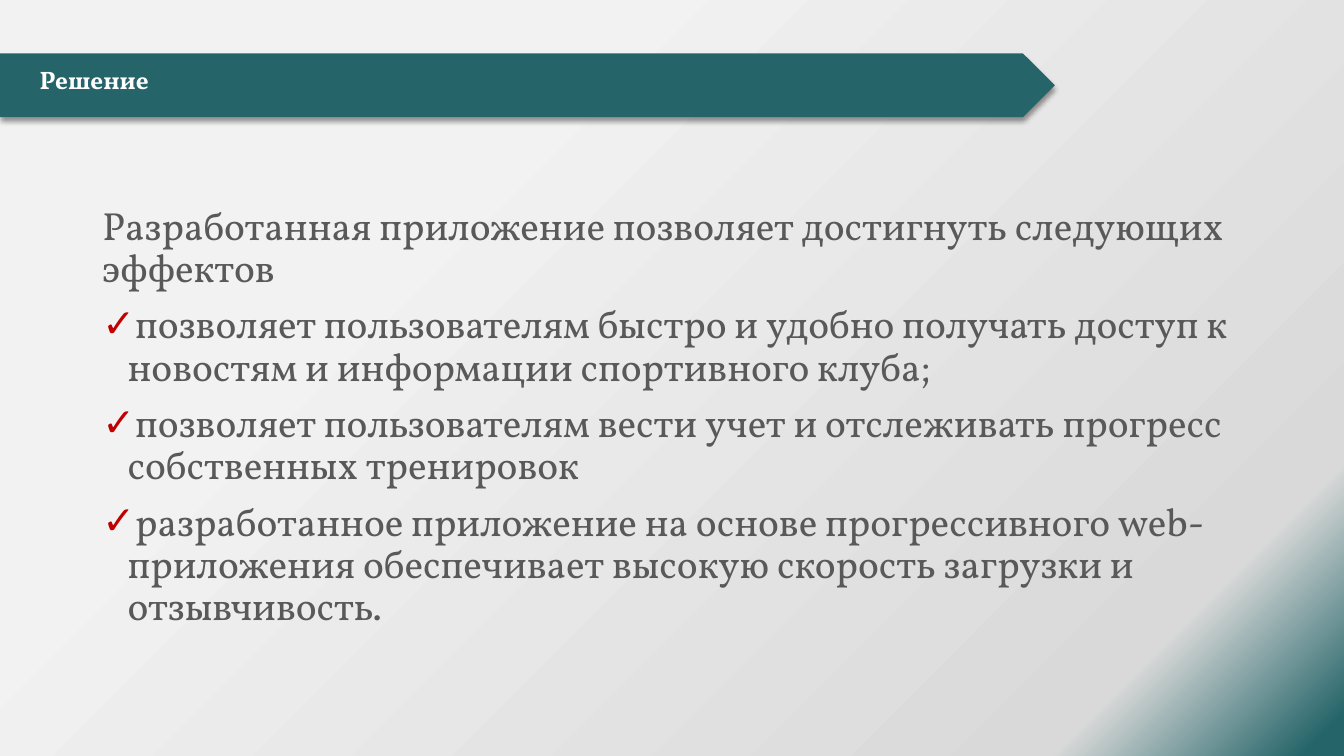
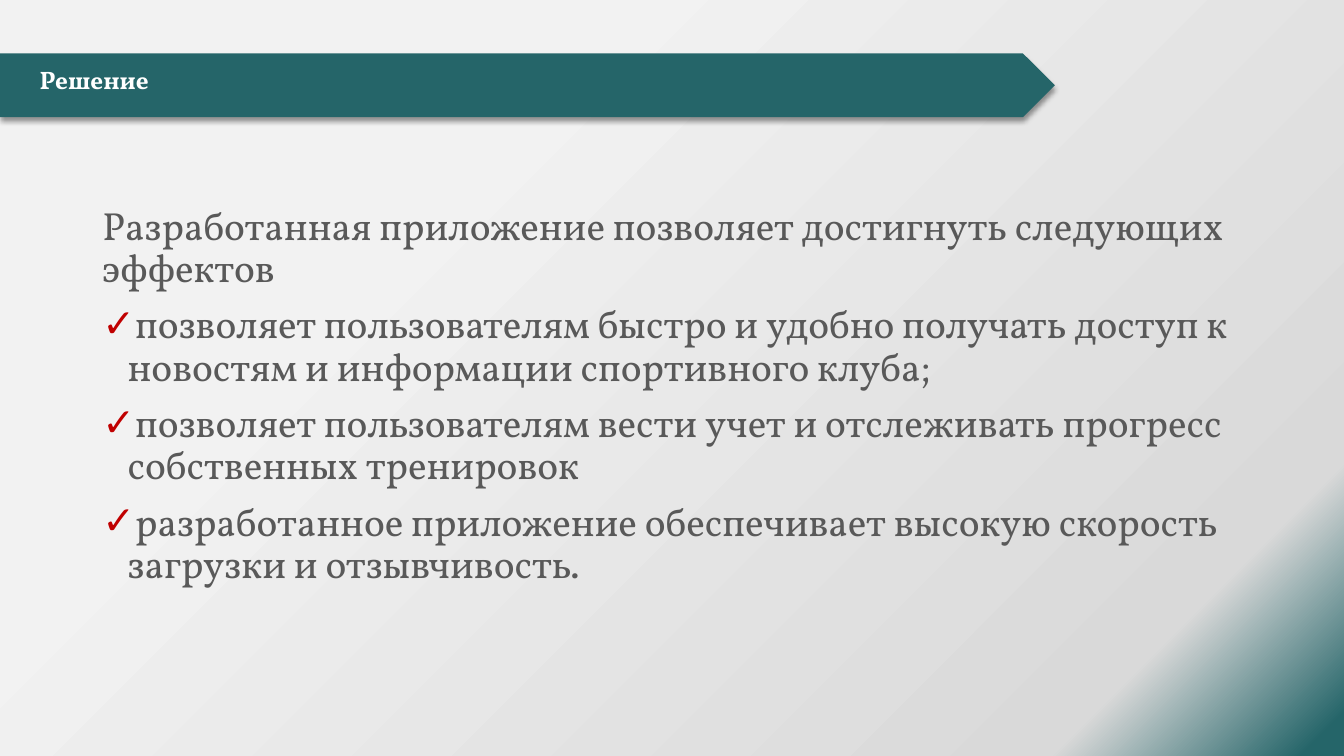
Before and after one commit to ALKOTS/Diplom, a slide deck: slide 12 of Данилин А.А.pptx (slide 11 before the commit). Drawn at 1344x756 pixels with LibreOffice and Linux fonts; fonts in the diff are those of the drawing; background and template pictures are left out. Boxes give left, top, right and bottom in pixels: in the first picture for what was removed or moved away, otherwise in the second. Text is boxed around its words. In the diff, an @@ line names an element or a change of style, - is before the commit and + after.

```diff
--- a/Данилин А.А.pptx
+++ b/Данилин А.А.pptx
@@ text at <box>128,508,1218,588</box>: text changed @@
-✓ разработанное приложение на основе прогрессивного web-приложения обеспечивает высокую скорость загрузки и отзывчивость.
+✓ разработанное приложение обеспечивает высокую скорость загрузки и отзывчивость.
```
Also in this commit, not shown: 4 other slides changed, 1 slide added, 3 other files.
